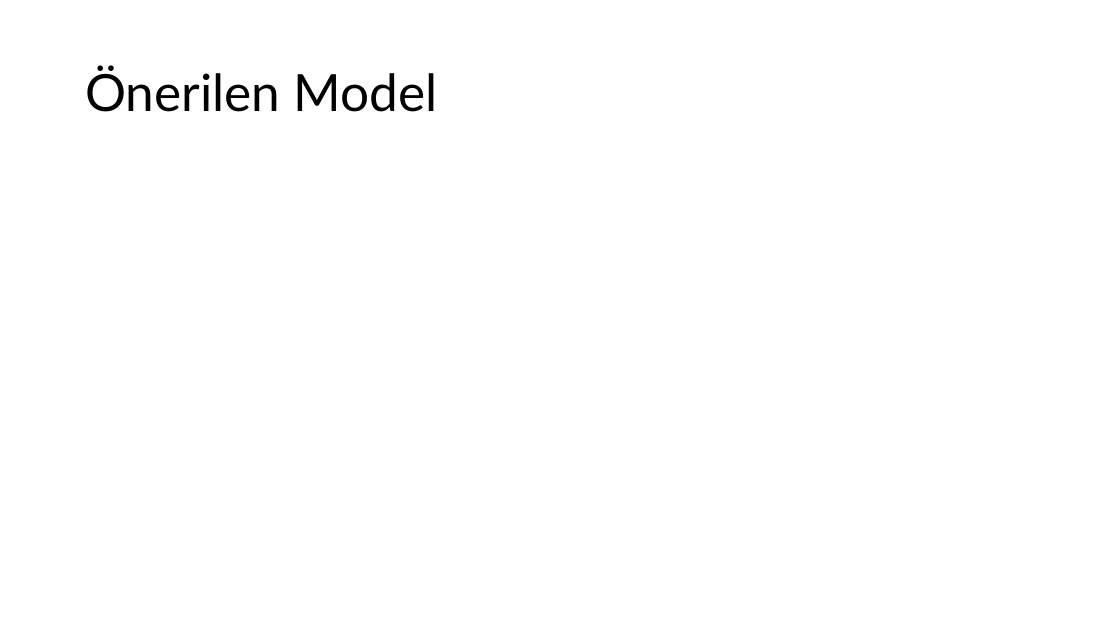
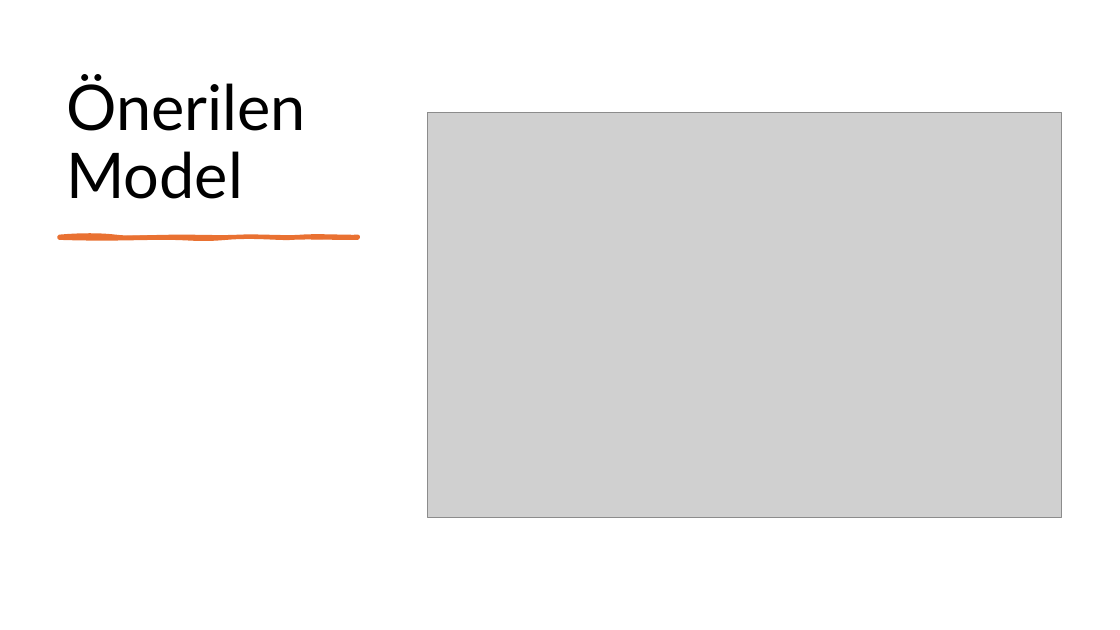
Before and after one commit to okanakvec/stance, a slide deck: slide 7 of ibrahim okan akvec seminer sunum.pptx (slide 6 before the commit). Drawn at 1120x630 pixels with LibreOffice and Linux fonts; fonts in the diff are those of the drawing; grey boxes stand for pictures. Boxes give left, top, right and bottom in pixels: in the first picture for what was removed or moved away, otherwise in the second. Text is boxed around its words. In the diff, an @@ line names an element or a change of style, - is before the commit and + after.

```diff
--- a/ibrahim okan akvec seminer sunum.pptx
+++ b/ibrahim okan akvec seminer sunum.pptx
@@ title "Önerilen Model": place and size @@
-title "Önerilen Model" at <box>85,66,438,112</box>
+title "Önerilen Model" at <box>66,76,306,199</box>
@@ title "Önerilen Model" at <box>66,76,306,199</box>: size 44 to 54 pt; vertical alignment middle to bottom @@
@@ picture added at <box>428,113,1062,517</box> @@
@@ freeform shape added at <box>59,236,358,238</box>, fill #E97132, outline #E97132 3 pt @@
```
Also in this commit, not shown: 2 other slides changed, 5 slides added, 5 slides removed, 2 other files.
